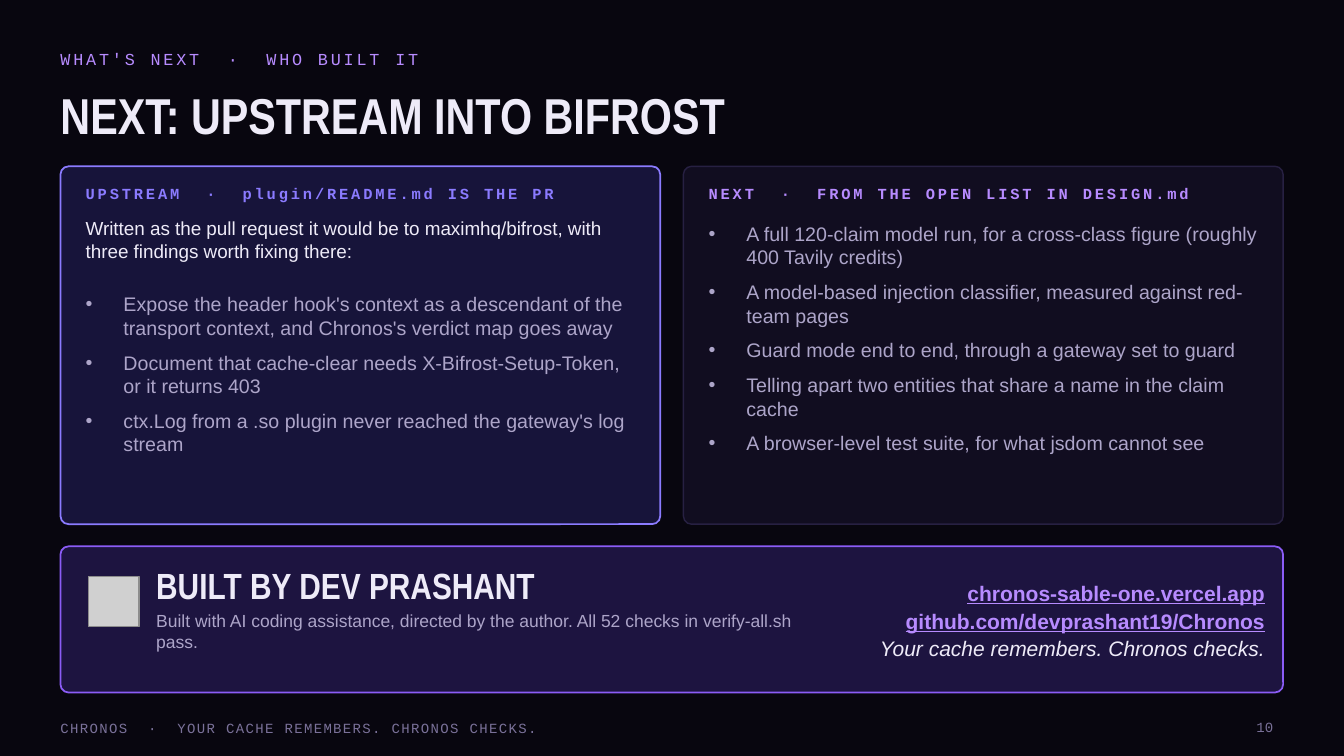
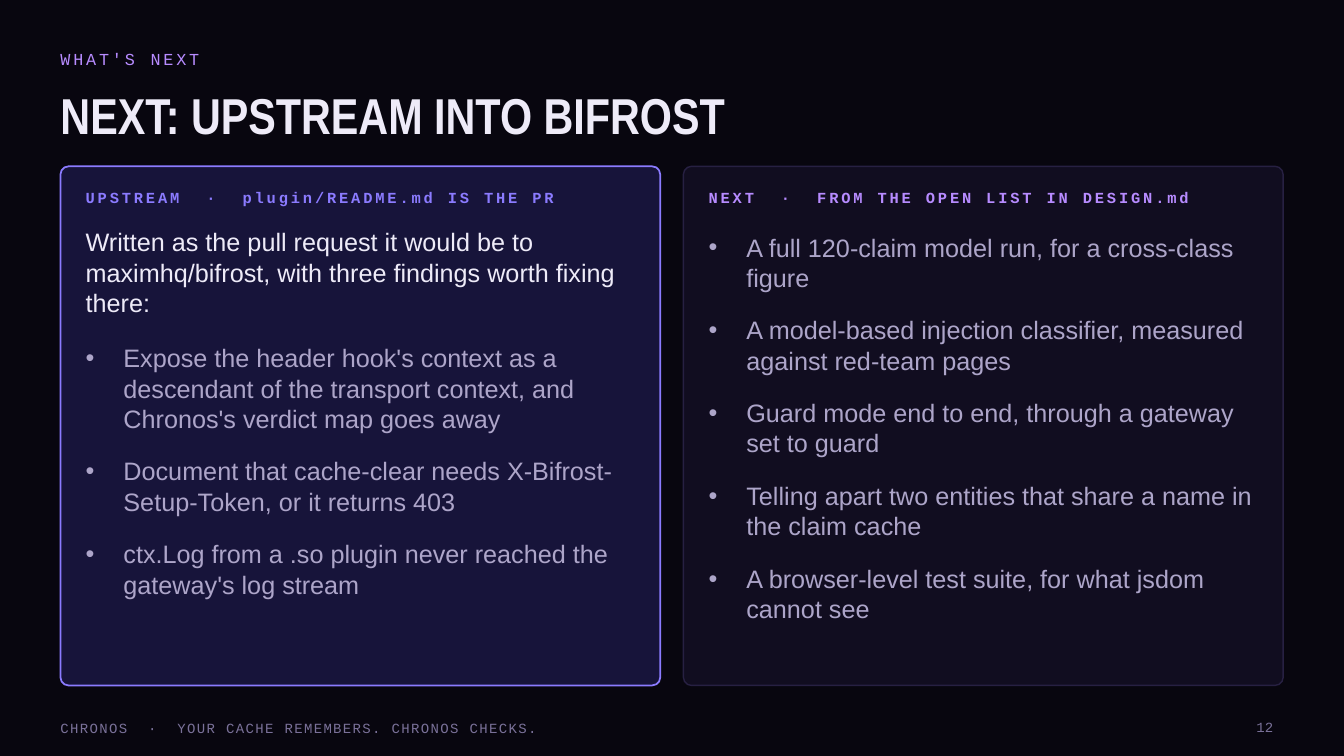
Before and after one commit to devprashant19/Chronos, a slide deck: slide 12 of docs/Chronos-deck.pptx (slide 10 before the commit). Drawn at 1344x756 pixels with LibreOffice and Linux fonts; fonts in the diff are those of the drawing; grey boxes stand for pictures. Boxes give left, top, right and bottom in pixels: in the first picture for what was removed or moved away, otherwise in the second. Text is boxed around its words. In the diff, an @@ line names an element or a change of style, - is before the commit and + after.

Commit message:
docs: the demo film's link in the README and the deck; the deck's crowded slides split, thirteen slides with larger type

```diff
--- a/docs/Chronos-deck.pptx
+++ b/docs/Chronos-deck.pptx
@@ text at (60, 53, 200, 65): text changed @@
-WHAT'S NEXT · WHO BUILT IT
+WHAT'S NEXT
@@ rounded rectangle: place and size @@
-rounded rectangle at (60, 166, 660, 524)
+rounded rectangle at (60, 166, 660, 686)
@@ rounded rectangle at (60, 166, 660, 686): proportions changed @@
@@ rounded rectangle at (684, 166, 1284, 686): proportions changed @@
@@ rounded rectangle: place and size @@
-rounded rectangle at (684, 166, 1284, 524)
+rounded rectangle at (684, 166, 1284, 686)
@@ text "UPSTREAM · plugin/README.md IS THE ...": place and size @@
-text "UPSTREAM · plugin/README.md IS THE ..." at (86, 188, 553, 203)
+text "UPSTREAM · plugin/README.md IS THE ..." at (86, 192, 553, 207)
@@ text "NEXT · FROM THE OPEN ...": place and size @@
-text "NEXT · FROM THE OPEN ..." at (709, 188, 1189, 199)
+text "NEXT · FROM THE OPEN ..." at (709, 192, 1189, 203)
@@ text "Written as the pull request ...": place and size @@
-text "Written as the pull request ..." at (86, 221, 601, 262)
+text "Written as the pull request ..." at (86, 232, 615, 313)
@@ text "Written as the pull request ..." at (86, 232, 615, 313): size 13.5 to 18 pt @@
@@ text "A full 120-claim model run, ...": place and size @@
-text "A full 120-claim model run, ..." at (746, 227, 1257, 454)
+text "A full 120-claim model run, ..." at (746, 238, 1252, 618)
@@ text at (746, 238, 1234, 292): text changed; size 14 to 18 pt @@
-• A full 120-claim model run, for a cross-class figure (roughly 400 Tavily credits)
+• A full 120-claim model run, for a cross-class figure
@@ text at (746, 320, 1252, 618): size 14 to 18 pt in "A model-based injection classifier, measured against red-tea ...", "Guard mode end to end, through a ...", "Telling apart two entities that share a ...", "A browser-level test suite, for what jsdom ..."; more space between paragraphs @@
@@ text "Expose the header hook's context ...": place and size @@
-text "Expose the header hook's context ..." at (123, 297, 624, 451)
+text "Expose the header hook's context ..." at (123, 349, 612, 599)
@@ text "Expose the header hook's context ..." at (123, 349, 612, 599): size 14 to 18 pt; more space between paragraphs @@
@@ rounded rectangle removed at (60, 546, 1284, 693) @@
@@ picture removed at (89, 577, 139, 627) @@
@@ text removed at (156, 573, 535, 600) @@
-BUILT BY DEV PRASHANT
@@ text removed at (880, 585, 1265, 656) @@
-chronos-sable-one.vercel.app
-github.com/devprashant19/Chronos
-Your cache remembers. Chronos checks.
@@ text removed at (156, 614, 791, 652) @@
-Built with AI coding assistance, directed by the author. All 52 checks in verify-all.sh pass.
@@ page number at (1256, 722, 1273, 732): text changed @@
-10
+12
```
Also in this commit, not shown: 4 other slides changed, 3 slides added, 2 other files.
